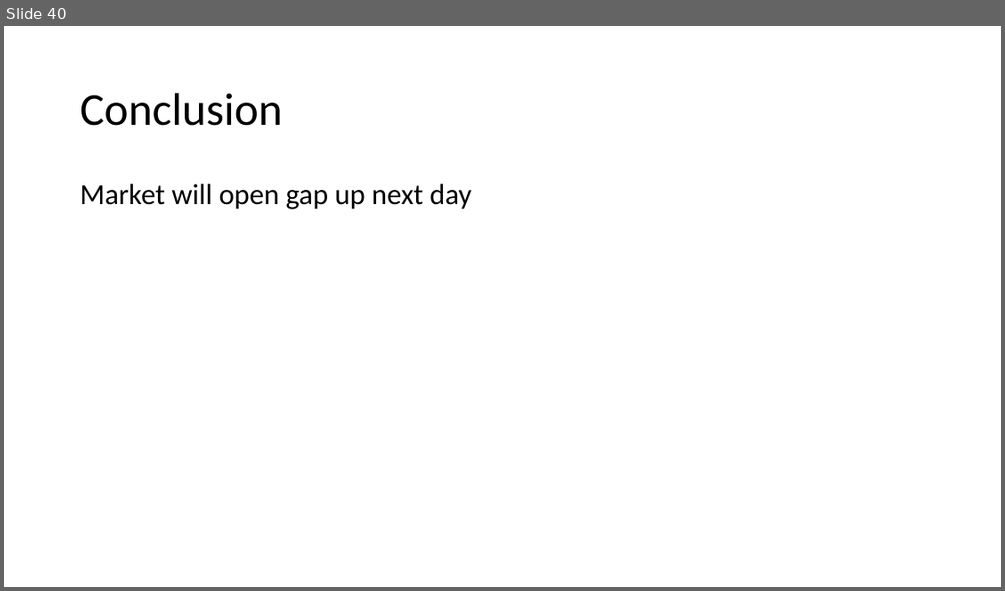
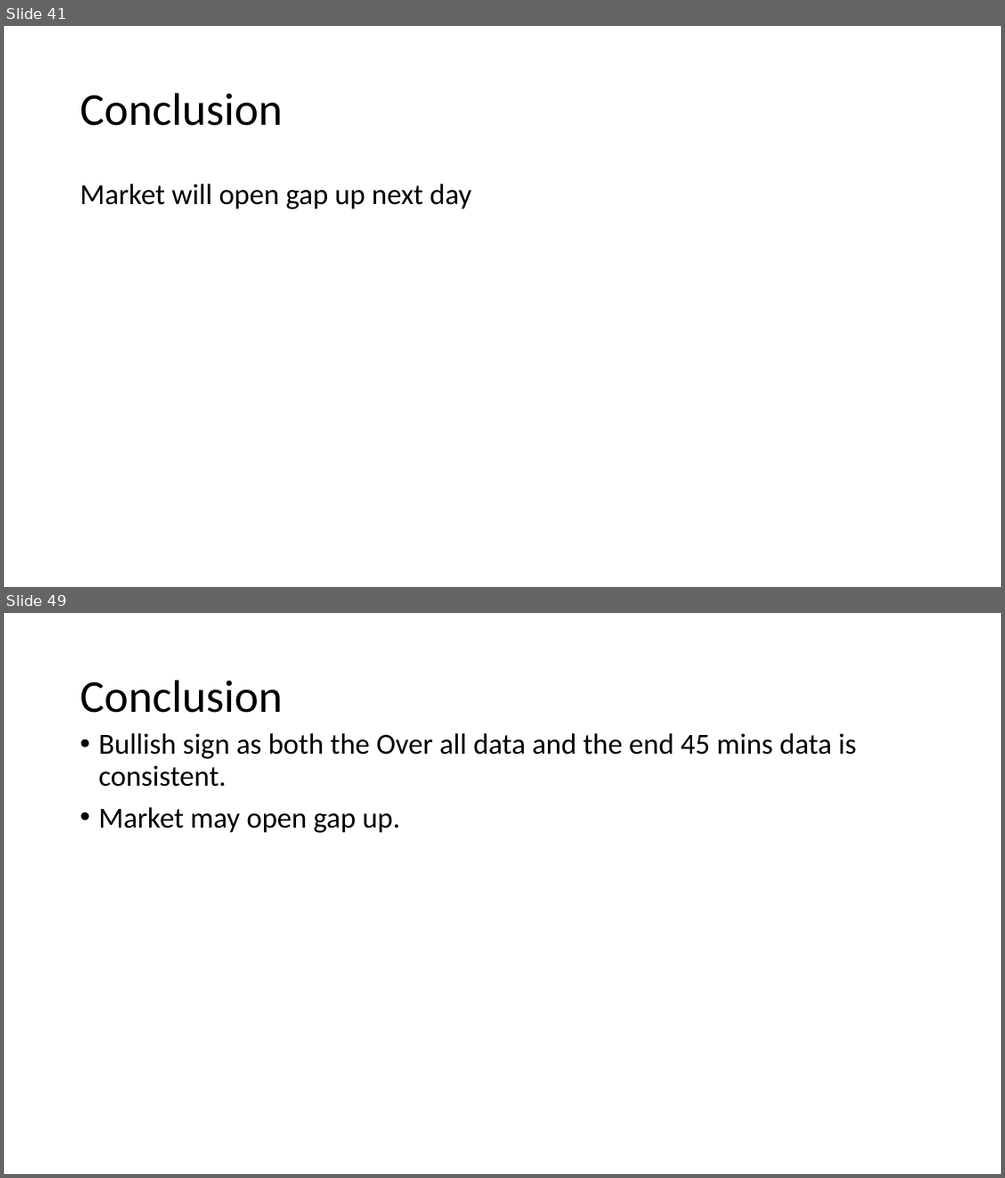
Before and after one commit to ashu433/Trading_codes, a slide deck: gap_up_and_gap_down.pptx. Shown one above the other, each under a label of ours: slide 40 before the commit, slides 41 and 49 after it; the slides between them are not shown. The pictures are 1005x591 and 1005x1178 pixels, drawn with LibreOffice and Linux fonts; fonts in the diff are those of the drawing. Boxes give left, top, right and bottom in pixels: in the first picture for what was removed or moved away, otherwise in the second. Text is boxed around its words. In the diff, an @@ line names an element or a change of style, - is before the commit and + after.

```diff
--- a/gap_up_and_gap_down.pptx
+++ b/gap_up_and_gap_down.pptx
@@ slide 49 added at bbox=[4, 613, 1001, 1174], background #FFFFFF @@
@@ title added at bbox=[80, 680, 283, 713], 44 pt, text #000000 @@
+Conclusion
@@ text added at bbox=[98, 733, 856, 833], 28 pt, text #000000 @@
+• Bullish sign as both the Over all data and the end 45 mins data is consistent.
+• Market may open gap up.
@@ what was slide 40 is now slide 41 @@
```
Also in this commit, not shown: 3 slides changed, 20 other slides added, 16 other files.
